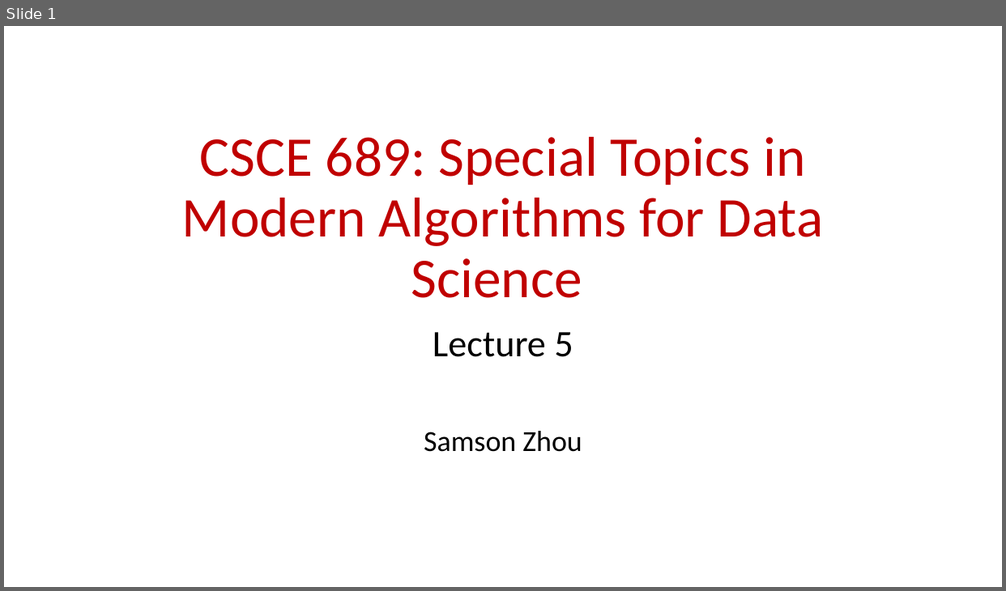
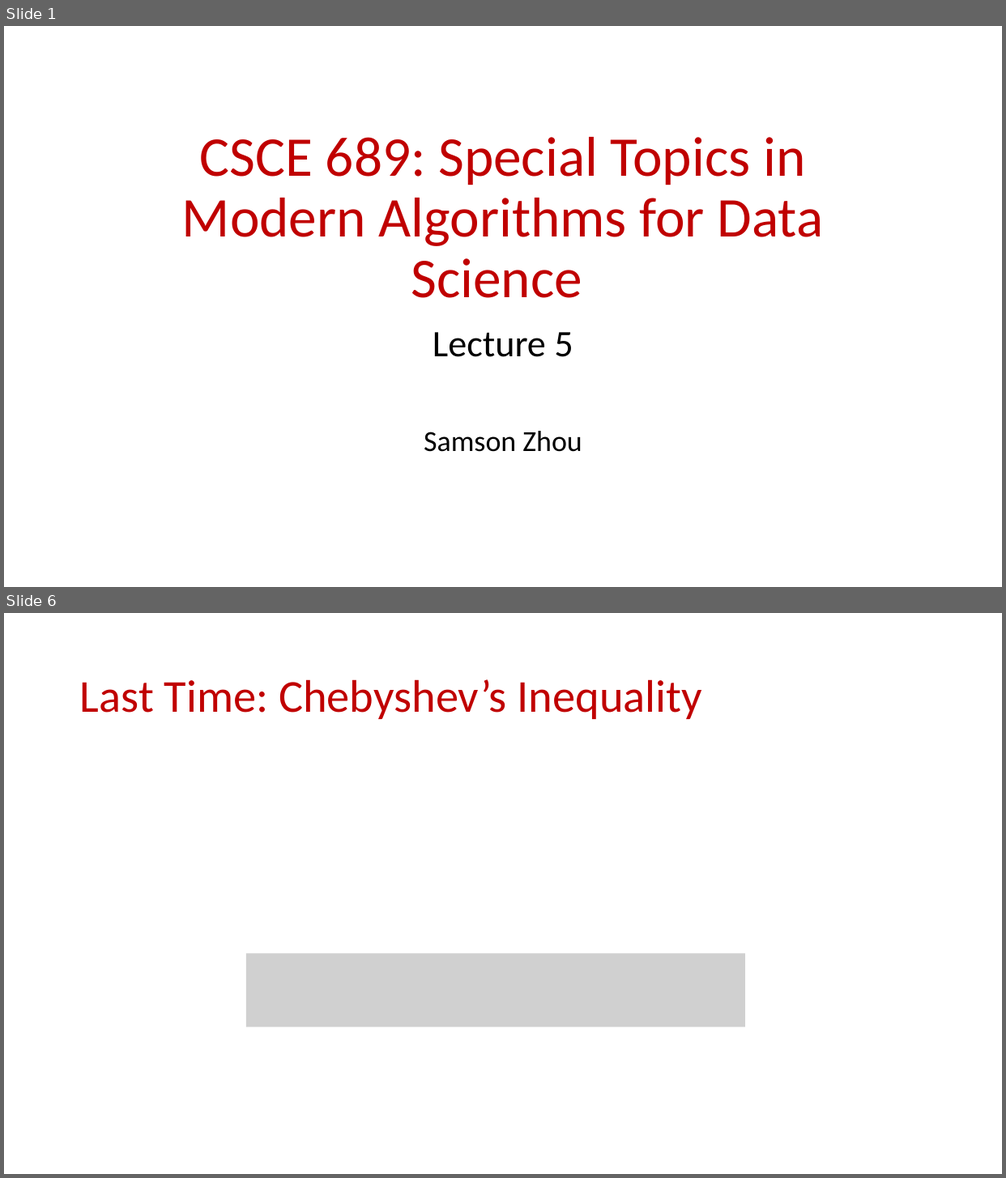
Before and after one commit to samsonzhou/samsonzhou.github.io, a slide deck: CSCE689-23/L5.pptx. Shown one above the other, each under a label of ours: slide 1 before the commit, slides 1 and 6 after it; the slides between them are not shown. The pictures are 1006x591 and 1006x1178 pixels, drawn with LibreOffice and Linux fonts; fonts in the diff are those of the drawing; grey boxes stand for pictures. Boxes give left, top, right and bottom in pixels: in the first picture for what was removed or moved away, otherwise in the second. Text is boxed around its words. In the diff, an @@ line names an element or a change of style, - is before the commit and + after.

```diff
--- a/CSCE689-23/L5.pptx
+++ b/CSCE689-23/L5.pptx
@@ slide 6 added at [4, 613, 1002, 1174], background #FFFFFF @@
@@ title added at [80, 679, 702, 719], 44 pt, text #C00000 @@
+Last Time: Chebyshev’s Inequality
@@ picture added at [246, 954, 746, 1028] @@
```
Also in this commit, not shown: 9 other slides added, 1 other file.
